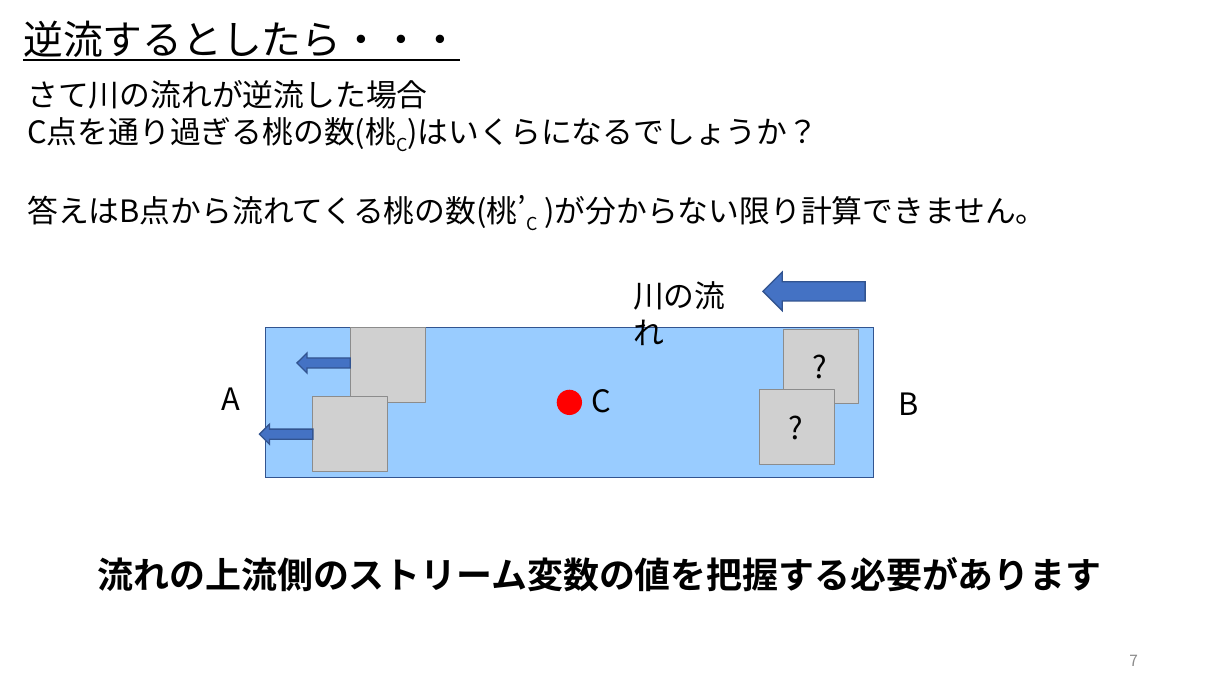
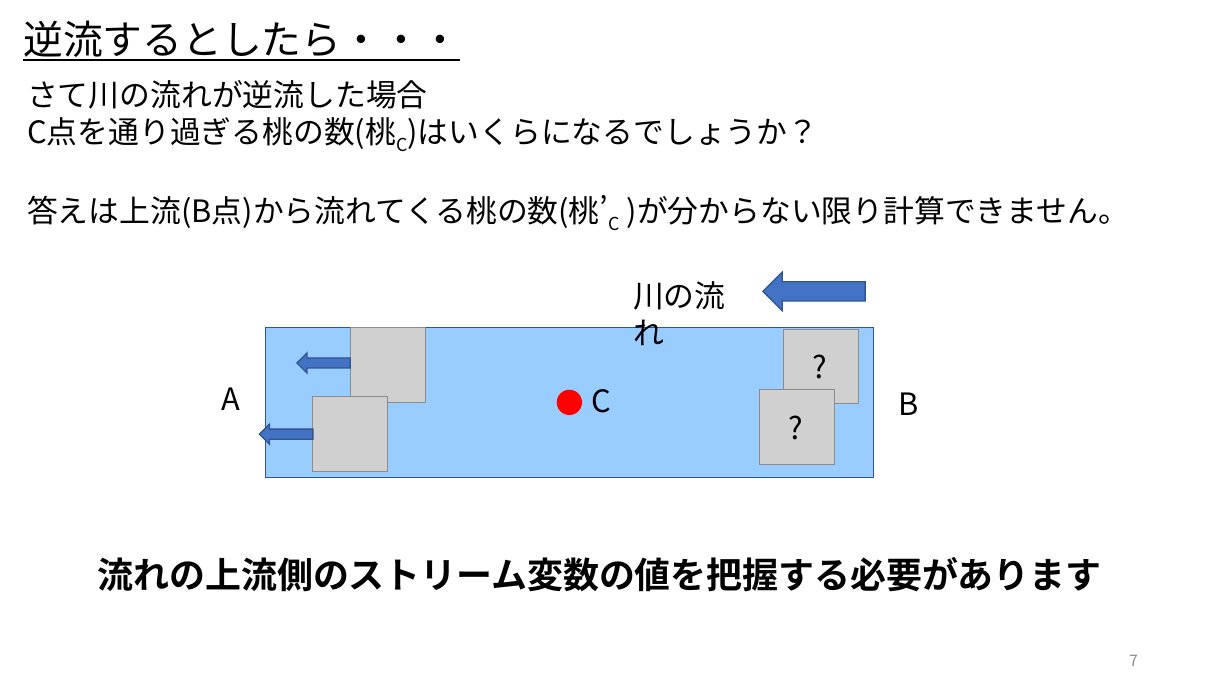
Before and after one commit to UedaShigenori/OpenModelica_Tutorials_Ja, a slide deck: slide 7 of Dev/7_PhysicsDomainModel/OpenModelica_Tutorials_7_PlantModel_Additional.pptx. Drawn at 1232x693 pixels with LibreOffice and Linux fonts; fonts in the diff are those of the drawing; grey boxes stand for pictures. Boxes give left, top, right and bottom in pixels: in the first picture for what was removed or moved away, otherwise in the second. Text is boxed around its words. In the diff, an @@ line names an element or a change of style, - is before the commit and + after.

```diff
--- a/Dev/7_PhysicsDomainModel/OpenModelica_Tutorials_7_PlantModel_Additional.pptx
+++ b/Dev/7_PhysicsDomainModel/OpenModelica_Tutorials_7_PlantModel_Additional.pptx
@@ text at (27, 195, 1129, 231): text changed @@
-答えはB点から流れてくる桃の数(桃’C )が分からない限り計算できません。
+答えは上流(B点)から流れてくる桃の数(桃’C )が分からない限り計算できません。
```
Also in this commit, not shown: 6 other slides changed, 1 other file.
